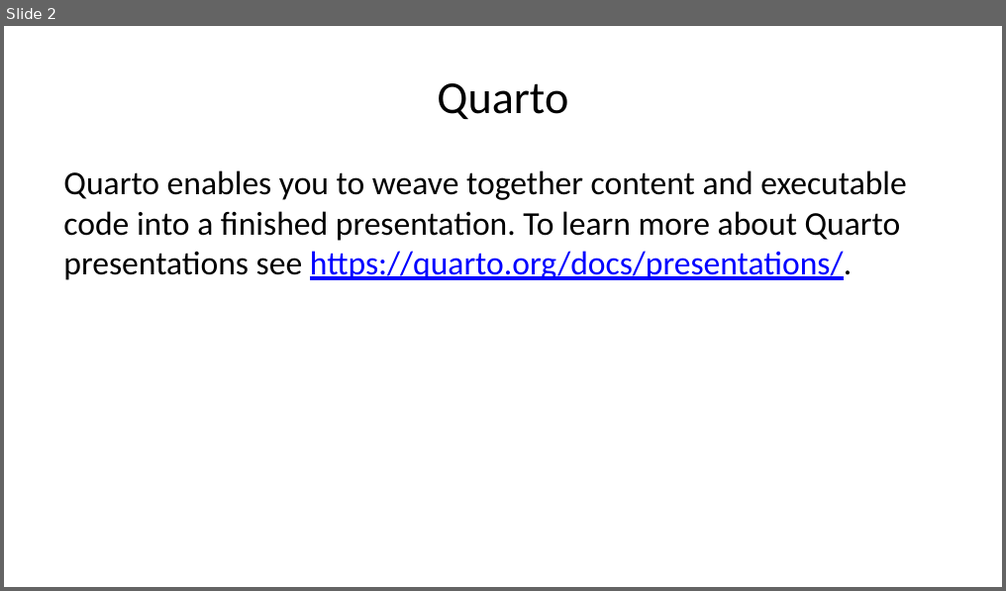
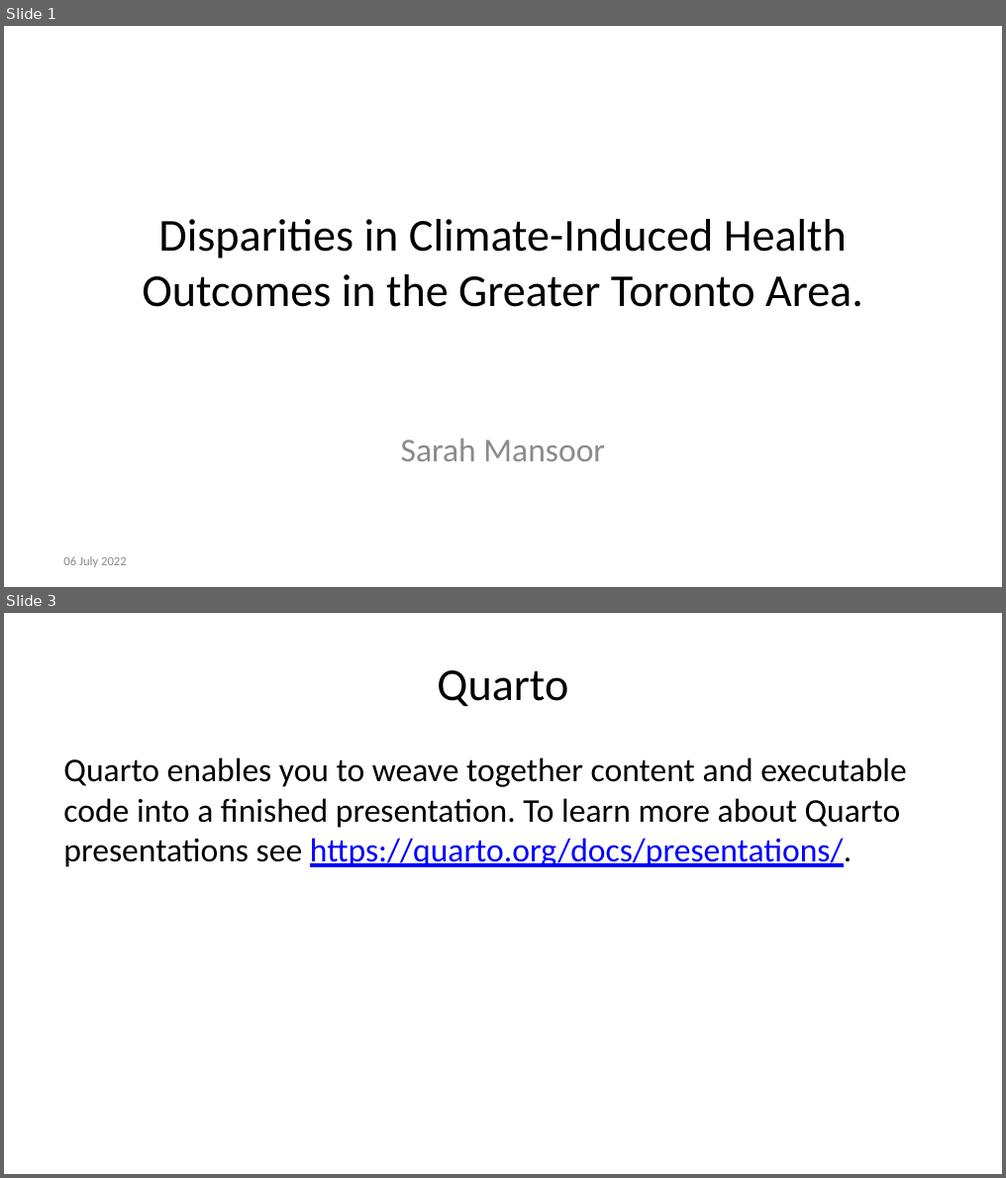
Before and after one commit to sarahmansoorr/SUDS2022, a slide deck: outputs/paper/presentation.pptx. Shown one above the other, each under a label of ours: slide 2 before the commit, slides 1 and 3 after it; the slides between them are not shown. The pictures are 1006x591 and 1006x1178 pixels, drawn with LibreOffice and Linux fonts; fonts in the diff are those of the drawing. Boxes give left, top, right and bottom in pixels: in the first picture for what was removed or moved away, otherwise in the second. Text is boxed around its words. In the diff, an @@ line names an element or a change of style, - is before the commit and + after.

```diff
--- a/outputs/paper/presentation.pptx
+++ b/outputs/paper/presentation.pptx
@@ slide 1 added at box(4, 26, 1002, 587), background #FFFFFF @@
@@ title added at box(142, 219, 863, 307), 33 pt, text #000000 @@
+Disparities in Climate-Induced Health Outcomes in the Greater Toronto Area.
@@ subtitle added at box(401, 438, 605, 462), 24 pt, text #8C8C8C @@
+Sarah Mansoor
@@ text added at box(63, 557, 127, 568), 9 pt, text #8C8C8C @@
+06 July 2022
@@ what was slide 2 is now slide 3 @@
```
Also in this commit, not shown: 1 slide changed, 1 other slide added, 1 slide removed, 1 other file.
